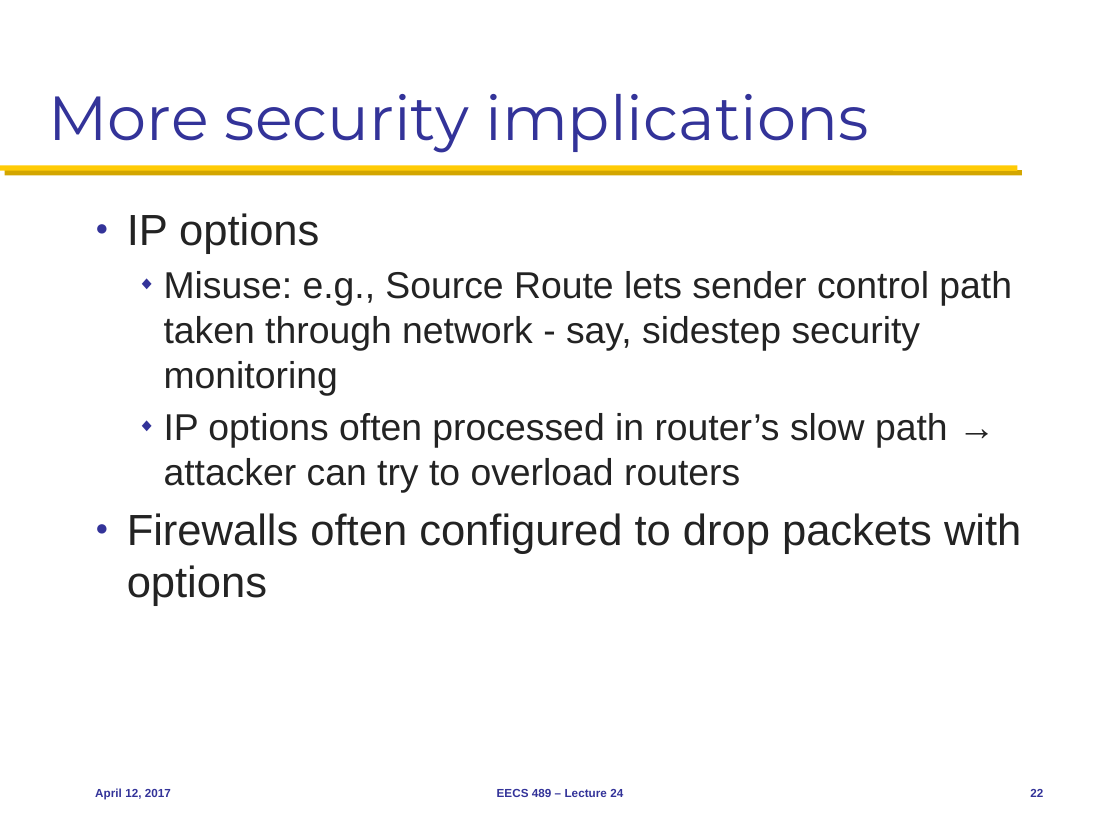
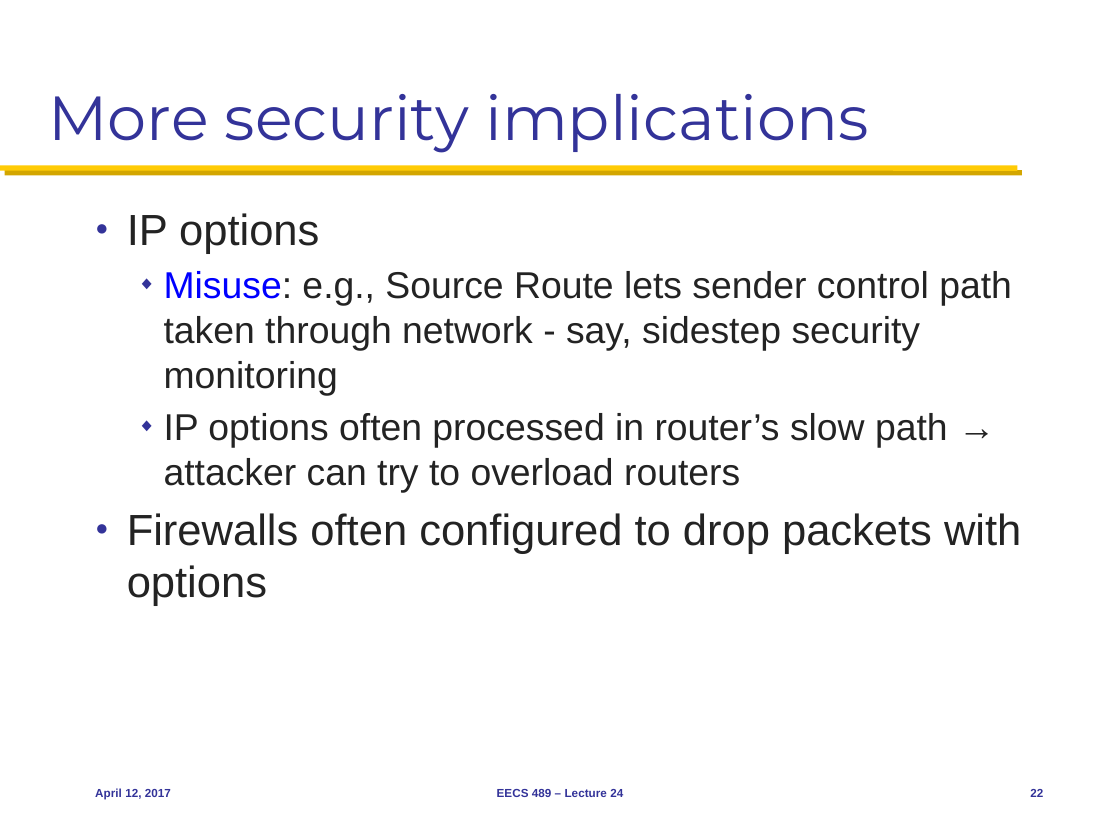
Before and after one commit to mosharaf/eecs489, a slide deck: slide 22 of Slides/041217.pptx. Drawn at 1120x840 pixels with LibreOffice and Linux fonts; fonts in the diff are those of the drawing. Boxes give left, top, right and bottom in pixels: in the first picture for what was removed or moved away, otherwise in the second. Text is boxed around its words. In the diff, an @@ line names an element or a change of style, - is before the commit and + after.

```diff
--- a/Slides/041217.pptx
+++ b/Slides/041217.pptx
@@ text at [164, 271, 1012, 396]: text colour #232323 to #0000FF in "Misuse:" @@
```
Also in this commit, not shown: 7 other slides changed.
